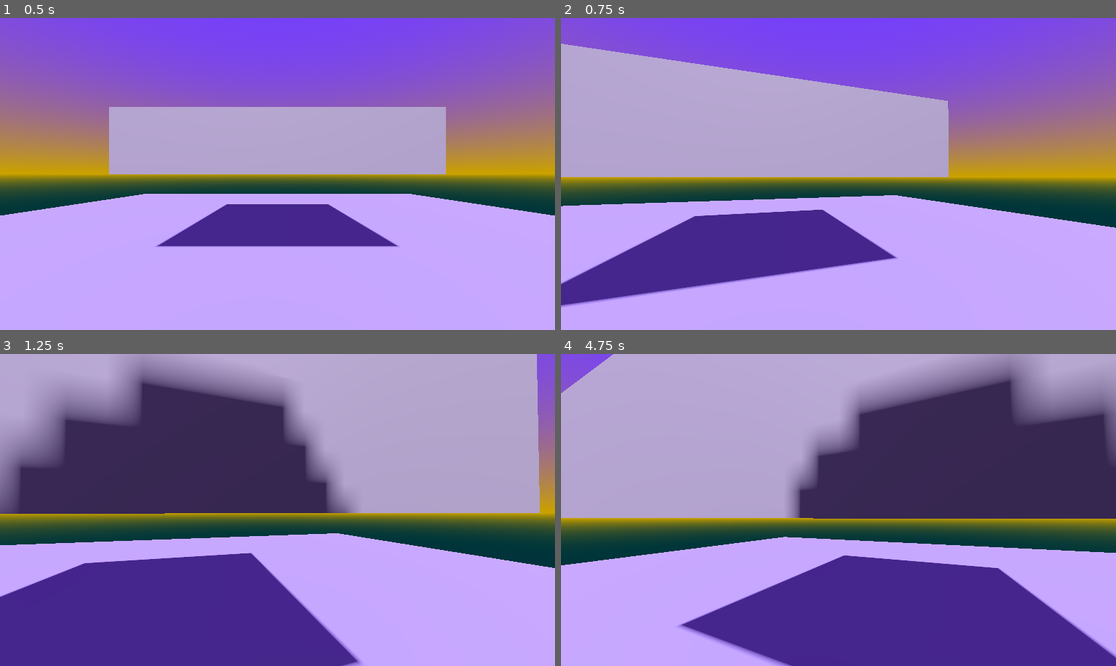
Above: before the commit, frames 1-4 (two rows, left to right).
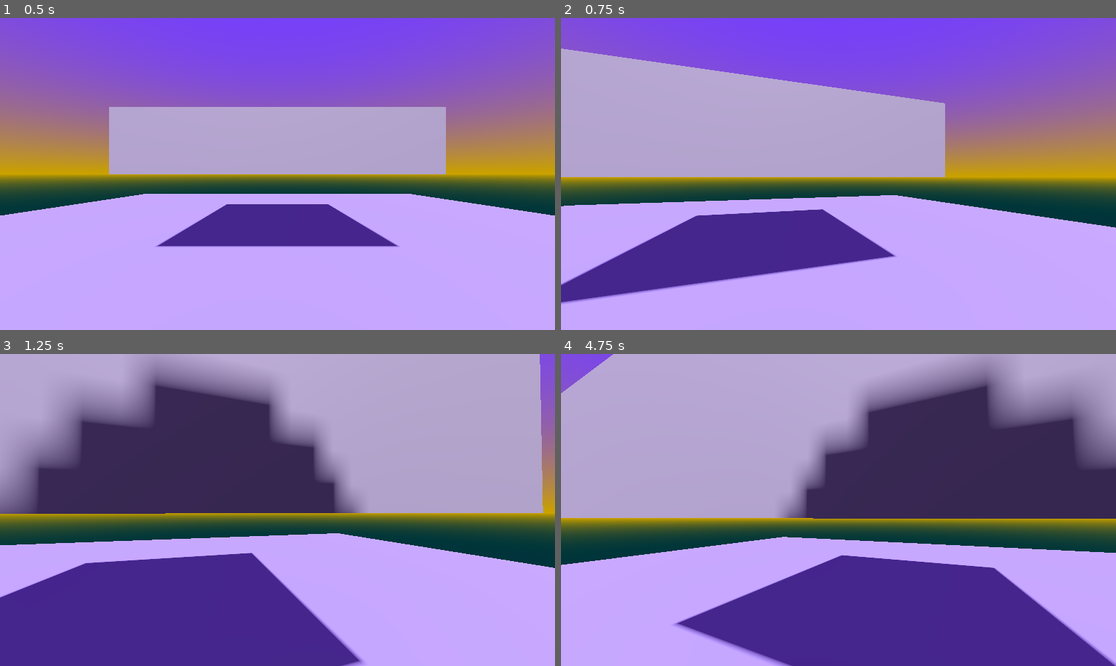
Above: after the commit, the same moments.

Repository: Warpenss/new_game_project_1
Game: Godot game, scene res://levels/start_level.tscn
Two runs of this game, one before a commit and one after it. Both use one fixed random seed, a clock stepped at 60 frames per second and the inputs below.
Inputs (mouse positions are in pixels of both pictures, inside the frame that each line leads up to):
- Up to frame 1 (0.5 s): no input
- Up to frame 2 (0.75 s): move the mouse to (866, 174) at 0.52 s; hold W (move_forward) from 0.53 s (still down)
- Up to frame 3 (1.25 s): keep holding W (move_forward)
- Up to frame 4 (4.75 s): keep holding W (move_forward); move the mouse to (810, 510) at 1.27 s; move the mouse to (849, 503) at 2.02 s; tap Enter at 2.75 s; move the mouse to (832, 516) at 2.77 s; tap Space at 3.5 s; move the mouse to (877, 513) at 3.52 s; move the mouse to (794, 506) at 4.27 s

Frame 1 is identical in both runs. In frame 2, 2.1% of the frame differs, in the area x 0-100%, y 8-93%; in frame 3, 4.7%, in the area x 0-100%, y 0-99%; in frame 4, 4.7%.

Commit message:
Make prettier settings

Diff:
--- a/assets/scripts/camera_controller.gd
+++ b/assets/scripts/camera_controller.gd
@@ -5,8 +5,8 @@
 @export var player_controller : PlayerController
 @export var mouse_capture_component : MouseCaptureComponent
 @export_subgroup("Camera Settings")
-@export_range(-90, -60) var tilt_lower_limit : int = -90
-@export_range(60, 90) var tilt_upper_limit : int = 90
+@export_range(-90, -60, 1, "degrees", "prefer_slider") var tilt_lower_limit : int = -90
+@export_range(60, 90,  1, "degrees", "prefer_slider") var tilt_upper_limit : int = 90
 
 var _rotation : Vector3
 
--- a/assets/scripts/mouse_capture.gd
+++ b/assets/scripts/mouse_capture.gd
@@ -3,7 +3,7 @@
 @export_group("Mouse Capture Settings")
 @export var debug : bool = false
 @export var current_mouse_mode : Input.MouseMode = Input.MOUSE_MODE_CAPTURED
-@export var mouse_sensitivity : float = 0.005
+@export_range(0, 0.05, 0.0001) var mouse_sensitivity : float = 0.005
 
 var _capture_mouse : bool
 var _mouse_input : Vector2
--- a/assets/scripts/player_controller.gd
+++ b/assets/scripts/player_controller.gd
@@ -3,8 +3,8 @@
 @export_group("Movement Settings")
 @export var debug : bool = false
 @export var speed : float = 5
-@export var acceleration : float = 1
-@export var deceleration : float = 2
+@export_range(0, 1, 0.05) var acceleration : float = 0.5
+@export_range(0, 1, 0.05) var deceleration : float = 0.5
 
 var _input_dir : Vector2 = Vector2.ZERO
 var _movement_velocity : Vector3 = Vector3.ZERO
--- a/scenes/player_controller.tscn
+++ b/scenes/player_controller.tscn
@@ -19,7 +19,6 @@
 
 [node name="CameraController" type="Node3D" parent="." unique_id=1712048603 node_paths=PackedStringArray("player_controller", "mouse_capture_component")]
 script = ExtResource("1_g2els")
-debug = true
 player_controller = NodePath("..")
 mouse_capture_component = NodePath("../Components/MouseCapture")
 
Not shown: 1 places in levels/start_level.tscn that only renumber resources
